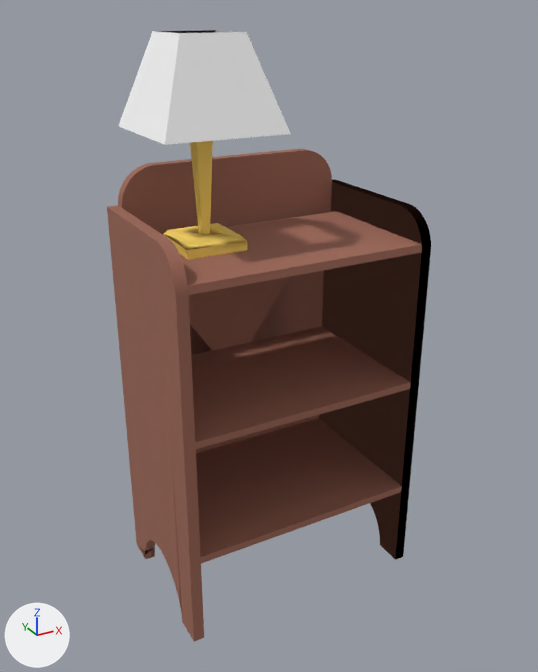
Two versions of the COLLADA model models/Bedside_Table.dae, one commit apart.
Camera for both pictures: a 50 mm camera at (-0.347, -0.895, 0.982) aimed at (0.222, 0.14, 0.464). Lighting does not change. The marker at lower left points along +X, +Y and +Z. Where no turn or scale is listed for an object, it has been applied to the vertices. Vertices at the same position are counted once.

Names of what the first picture shows: 'Back_Panel', 'Lamp', 'Shelf', 'Shelf.001', 'Shelf_Top', 'Side', 'Side.001', 'Top'.
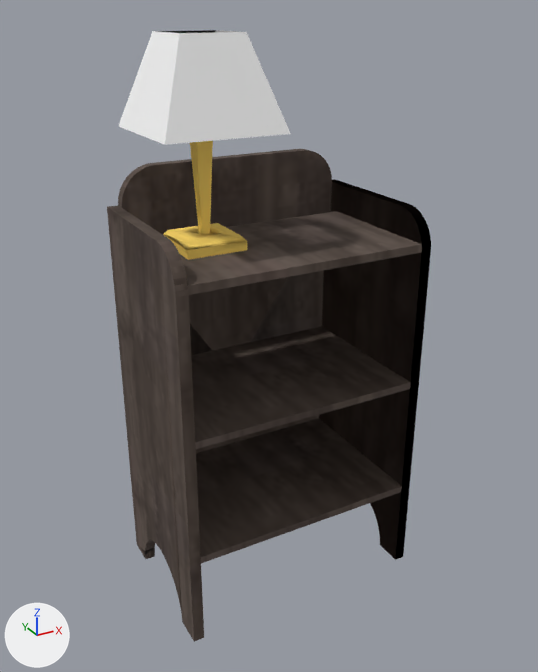
What differs and where, as boxes (x1, y1, x2, y2) in the pictures (538 x 672 px):
'Side.001', surface changed (brown to grey): (107, 205, 204, 641) in both
'Side', surface changed: (319, 179, 425, 560) in both
'Shelf', surface changed (brown to black): (196, 419, 402, 563) in both
'Shelf.001', surface changed (brown to black): (191, 326, 411, 449) in both
'Top', surface changed: (118, 149, 332, 235) in both
'Shelf_Top', surface changed: (180, 211, 422, 295) in both
'Back_Panel', surface changed (brown to black): (189, 270, 324, 453) in both

Edits to the bpy script that builds the scene:
```text
Add img_auto_26_jpg:
    img_auto_26_jpg = load_image('__auto_26.jpg', 'bedside_Table/__auto_26.jpg', 256, 256, 'sRGB')
Add img_color_a20_jpg:
    img_color_a20_jpg = load_image('Color_A20.jpg', 'bedside_Table/Color_A20.jpg', 256, 256, 'sRGB')
Change mat_color_a20:
    remove mat_color_a20.base_color = (0.337, 0.136, 0.0931)  # brown #9d6756
    add mat_color_a20.texture = img_color_a20_jpg
Add mat_auto_26:
    mat_auto_26 = principled_material('__auto_26')
    mat_auto_26.texture = img_auto_26_jpg
    mat_auto_26.roughness = 0.9
Change me_back_panel:
    where me_back_panel.from_pydata(...)  # 112 vertices, 228 faces; spans x -0.575..-0.149, y -0.006..0.0, z 0.0..0.489
    used by ob_back_panel; location = (0.584, 0.292, 0.152)
    me_back_panel part 1: 58 faces spanning x -0.575..-0.149, y -0.006, z 0.0..0.489 switch from mat_color_a20 (brown #9d6756) to mat_auto_26 (picture img_auto_26_jpg)
```
